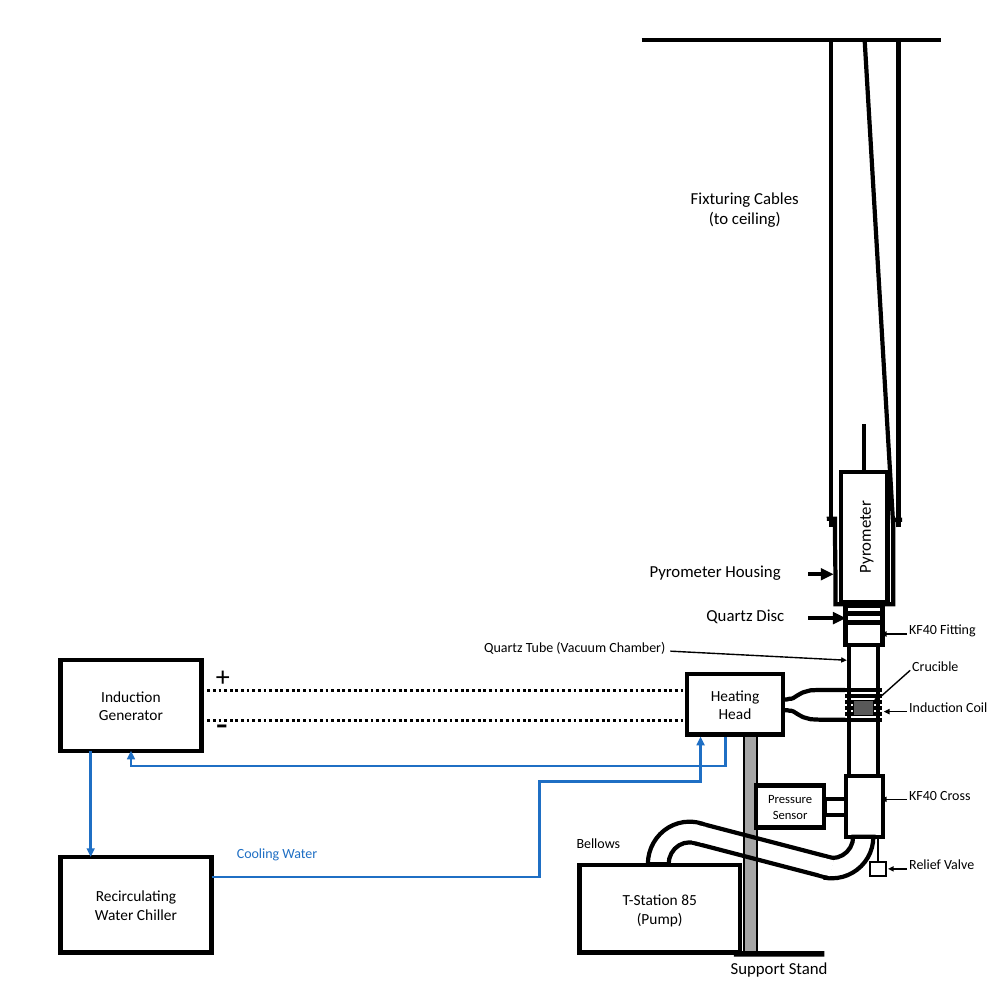
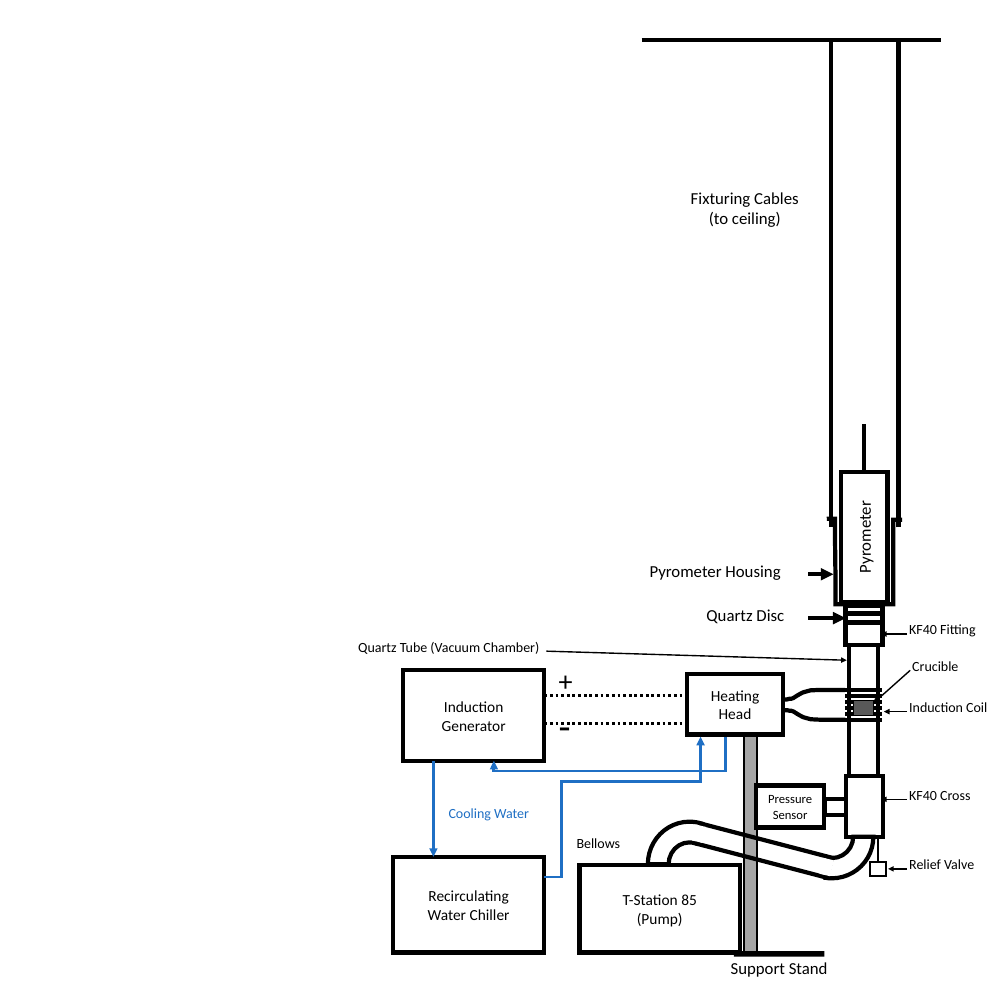
Before and after one commit to vertical-cloud-lab/custom-induction-furnace, a slide deck: slide 1 of docs/induction-furnace-schematic-v2.pptx. Drawn at 1008x1008 pixels with LibreOffice and Linux fonts; fonts in the diff are those of the drawing. Boxes give left, top, right and bottom in pixels: in the first picture for what was removed or moved away, otherwise in the second. Text is boxed around its words. In the diff, an @@ line names an element or a change of style, - is before the commit and + after.

```diff
--- a/docs/induction-furnace-schematic-v2.pptx
+++ b/docs/induction-furnace-schematic-v2.pptx
@@ line removed from (865, 40) to (893, 523) @@
@@ text "Quartz Tube (Vacuum Chamber)": place and size @@
-text "Quartz Tube (Vacuum Chamber)" at (484,642,665,654)
+text "Quartz Tube (Vacuum Chamber)" at (358,642,539,654)
@@ arrow moved from (670, 651) - (847, 660) to (546, 651) - (847, 660) @@
@@ text "+": place and size @@
-text "+" at (206,653,240,698)
+text "+" at (548,658,583,703)
@@ rectangle "Induction": place and size @@
-rectangle "Induction" at (60,660,202,751)
+rectangle "Induction" at (403,670,544,761)
@@ line removed from (202, 690) to (687, 690) @@
@@ line added from (544, 696) to (687, 696), #000000 2 pt dashed @@
@@ text "-": place and size @@
-text "-" at (206,694,238,751)
+text "-" at (548,697,581,754)
@@ line removed from (202, 721) to (687, 721) @@
@@ freeform shape: place and size @@
-freeform shape at (131,737,726,766)
+freeform shape at (494,737,726,771)
@@ line added from (544, 724) to (687, 724), #000000 2 pt dashed @@
@@ freeform shape added at (544,737,701,877), outline #1F6FC4 2 pt @@
@@ freeform shape removed at (91,751,91,857) @@
@@ freeform shape: place and size @@
-freeform shape at (212,737,701,877)
+freeform shape at (433,761,433,857)
@@ text "Cooling Water": place and size @@
-text "Cooling Water" at (237,848,317,861)
+text "Cooling Water" at (449,808,529,821)
@@ rectangle "Recirculating": place and size @@
-rectangle "Recirculating" at (60,857,212,953)
+rectangle "Recirculating" at (393,857,544,953)
```
Also in this commit, not shown: 3 other files.
